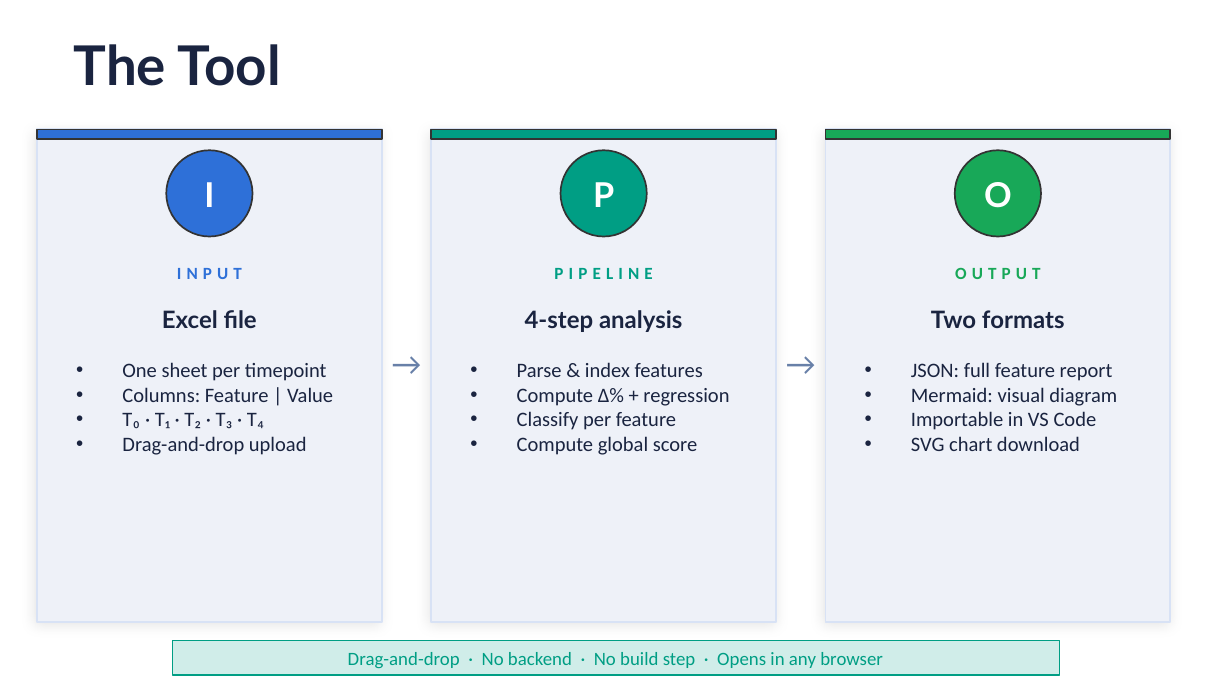
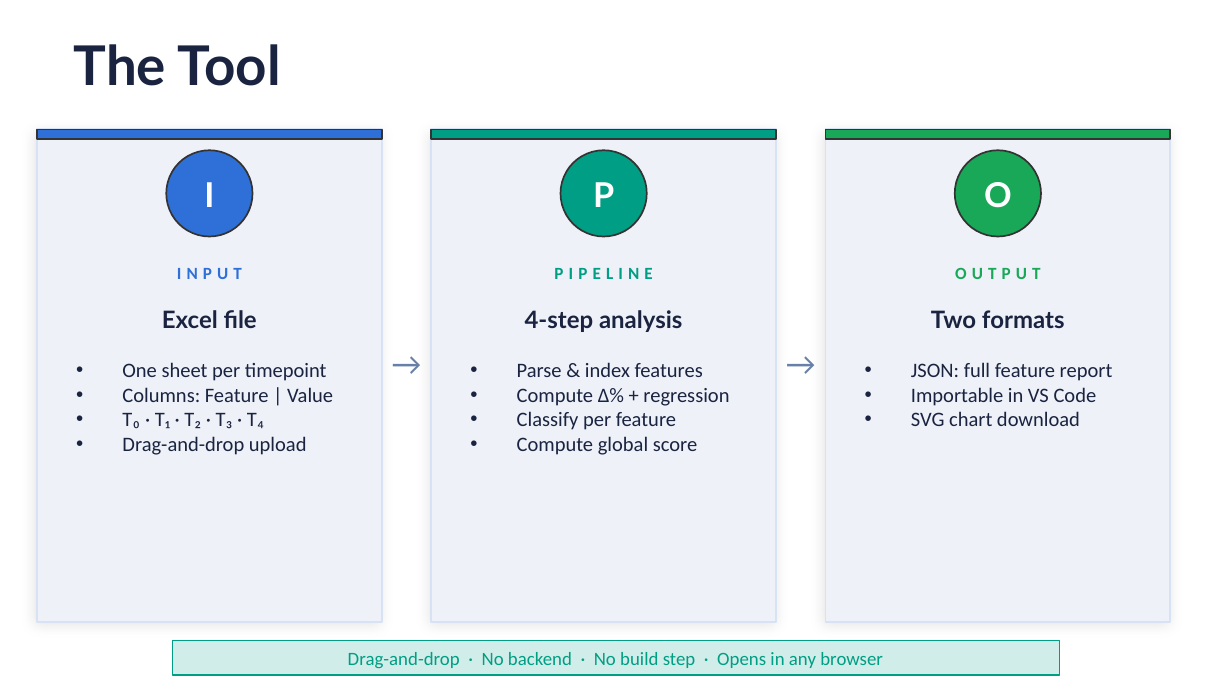
Before and after one commit to Giacomo98DaRe/Informatica_para_la_investigacion, a slide deck: slide 3 of simuladores_1/presentacion/delta_radiomics_presentation.pptx. Drawn at 1232x693 pixels with LibreOffice and Linux fonts; fonts in the diff are those of the drawing. Boxes give left, top, right and bottom in pixels: in the first picture for what was removed or moved away, otherwise in the second. Text is boxed around its words. In the diff, an @@ line names an element or a change of style, - is before the commit and + after.

```diff
--- a/simuladores_1/presentacion/delta_radiomics_presentation.pptx
+++ b/simuladores_1/presentacion/delta_radiomics_presentation.pptx
@@ text at box(911, 387, 1117, 406): paragraph removed @@
-• Mermaid: visual diagram
```
Also in this commit, not shown: 1 other slide changed, 1 other file.
